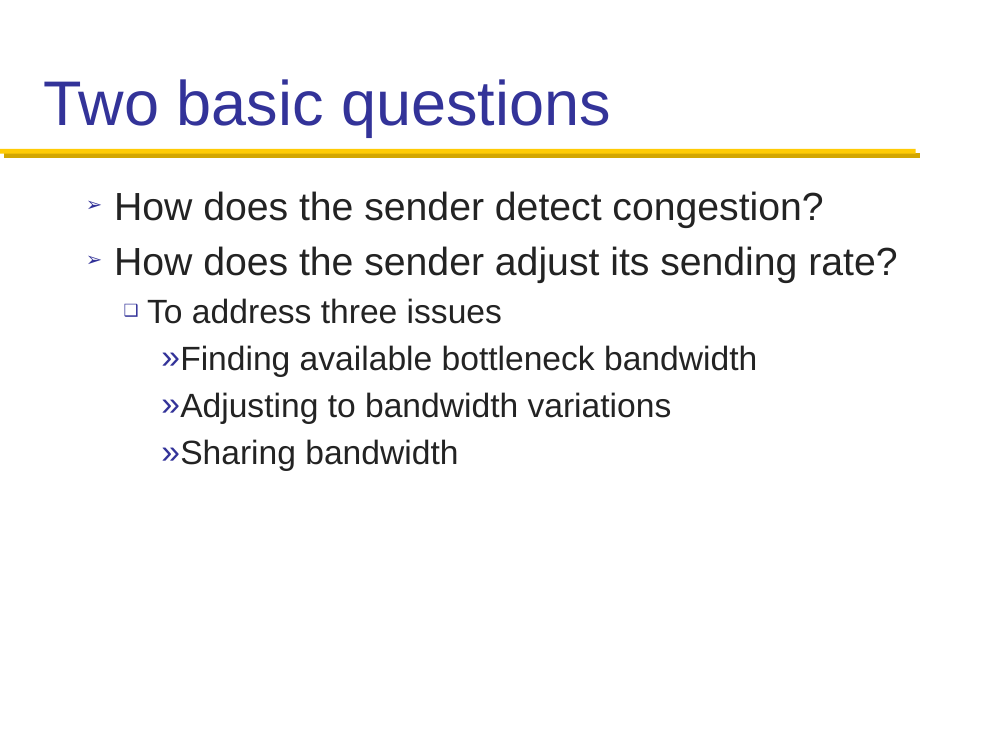
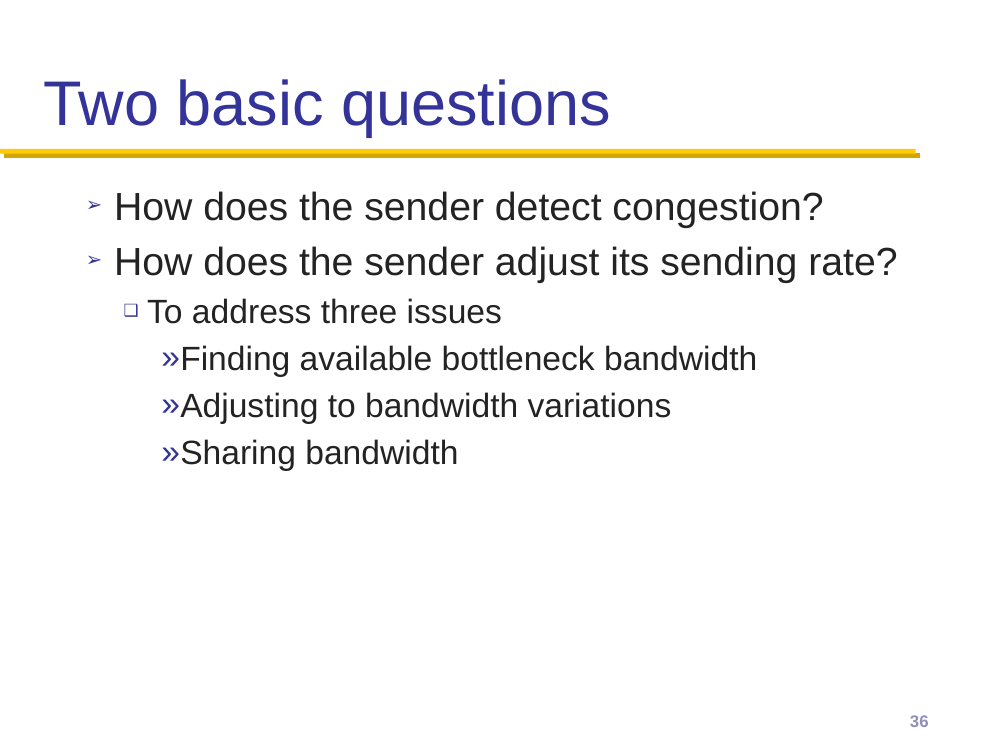
Before and after one commit to henryhxu/CSCI4430-ESTR4120, a slide deck: slide 36 of lec/lec8.pptx. Drawn at 1008x756 pixels with LibreOffice and Linux fonts; fonts in the diff are those of the drawing. Boxes give left, top, right and bottom in pixels: in the first picture for what was removed or moved away, otherwise in the second. Text is boxed around its words. In the diff, an @@ line names an element or a change of style, - is before the commit and + after.

```diff
--- a/lec/lec8.pptx
+++ b/lec/lec8.pptx
@@ page number added at bbox=[910, 715, 929, 727], 12 pt, text #9090BA @@
+36
```
Also in this commit, not shown: 54 other slides changed.
